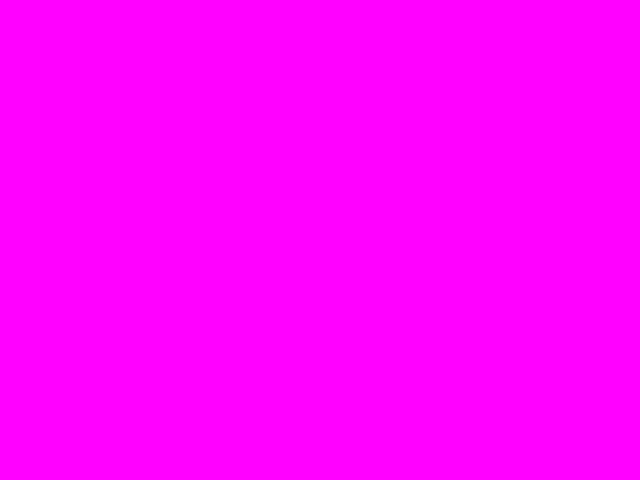
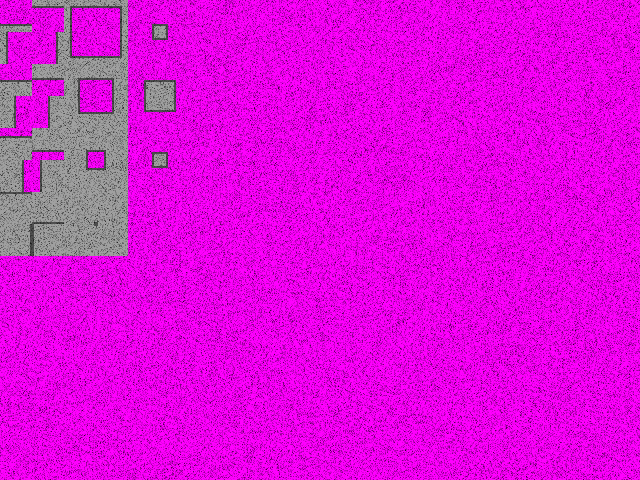
Layered file, before and after one edit (w=640, h=480). Changes by layer:
added group "Placeholder Tiles" with 53 layers above "Transparency Pallet" over (0, 0, 640, 480)
added layer "Texturing" (multiply) in group "Placeholder Tiles" over (0, 0, 640, 480)
added group "Full" with 12 layers in group "Placeholder Tiles" over (0, 192, 128, 256)
added layer "TL_OCorner" (1st of 4, in "Placeholder Tiles" › "Full") in group "Full" over (64, 192, 96, 224)
added layer "TR_OCorner" (1st of 4, in "Placeholder Tiles" › "Full") in group "Full" over (96, 192, 128, 224)
added layer "BR_OCorner" (1st of 4, in "Placeholder Tiles" › "Full") in group "Full" over (96, 224, 128, 256)
added layer "BL_OCorner" (1st of 4, in "Placeholder Tiles" › "Full") in group "Full" over (64, 224, 96, 256)
added layer "Top_Straight" (1st of 4, in "Placeholder Tiles" › "Full") in group "Full" over (32, 192, 64, 224)
added layer "Bottom_Straight" (1st of 4, in "Placeholder Tiles" › "Full") in group "Full" over (0, 192, 32, 224)
added layer "Left_Straight" (1st of 4, in "Placeholder Tiles" › "Full") in group "Full" over (0, 224, 32, 256)
added layer "Right_Straight" (1st of 4, in "Placeholder Tiles" › "Full") in group "Full" over (32, 224, 64, 256)
added group "3Quarter" with 12 layers in group "Placeholder Tiles" over (0, 128, 168, 192)
added layer "TL_OCorner" (2nd of 4, in "Placeholder Tiles" › "3Quarter") in group "3Quarter" over (64, 128, 96, 160)
added layer "TR_OCorner" (2nd of 4, in "Placeholder Tiles" › "3Quarter") in group "3Quarter" over (96, 128, 128, 160)
added layer "BR_OCorner" (2nd of 4, in "Placeholder Tiles" › "3Quarter") in group "3Quarter" over (96, 160, 128, 192)
added layer "BL_OCorner" (2nd of 4, in "Placeholder Tiles" › "3Quarter") in group "3Quarter" over (64, 160, 96, 192)
added group "Half" with 12 layers in group "Placeholder Tiles" over (0, 64, 176, 128)
added group "Quarter" with 12 layers in group "Placeholder Tiles" over (0, 0, 168, 64)
…and 32 more changes (32 added)
